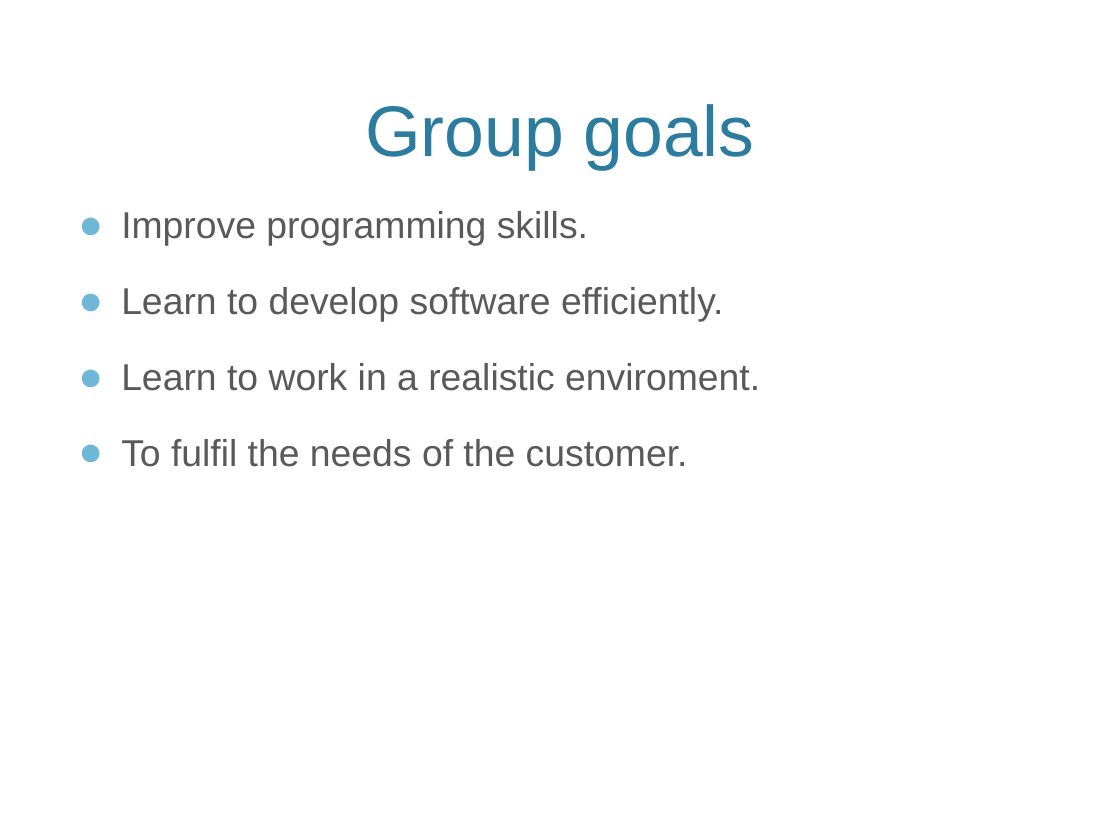
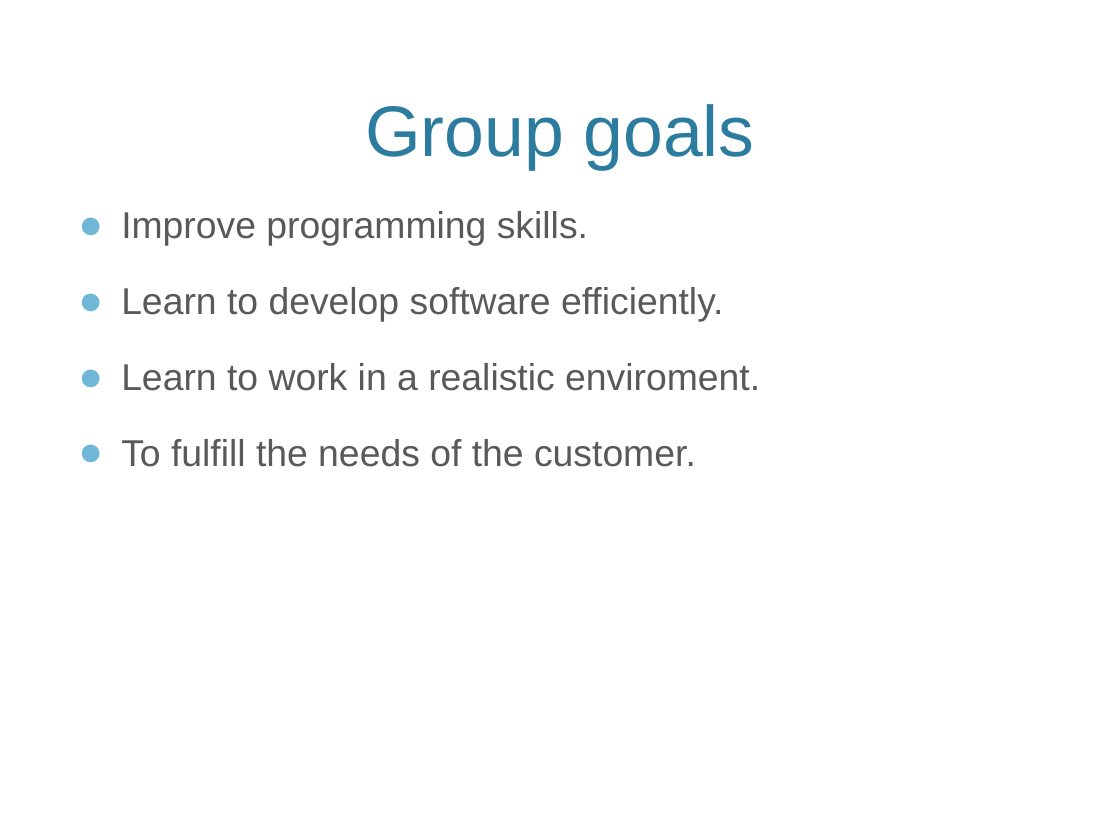
Before and after one commit to eventh/kpro9, a slide deck: slide 4 of presentation/TDT4290_FinalPresentasjon.pptx. Drawn at 1120x840 pixels with LibreOffice and Linux fonts; fonts in the diff are those of the drawing; background and template pictures are left out. Boxes give left, top, right and bottom in pixels: in the first picture for what was removed or moved away, otherwise in the second. Text is boxed around its words. In the diff, an @@ line names an element or a change of style, - is before the commit and + after.

```diff
--- a/presentation/TDT4290_FinalPresentasjon.pptx
+++ b/presentation/TDT4290_FinalPresentasjon.pptx
@@ text at [121,439,696,467]: text changed @@
-● To fulfil the needs of the customer.
+● To fulfill the needs of the customer.
```
Also in this commit, not shown: 2 other files.
